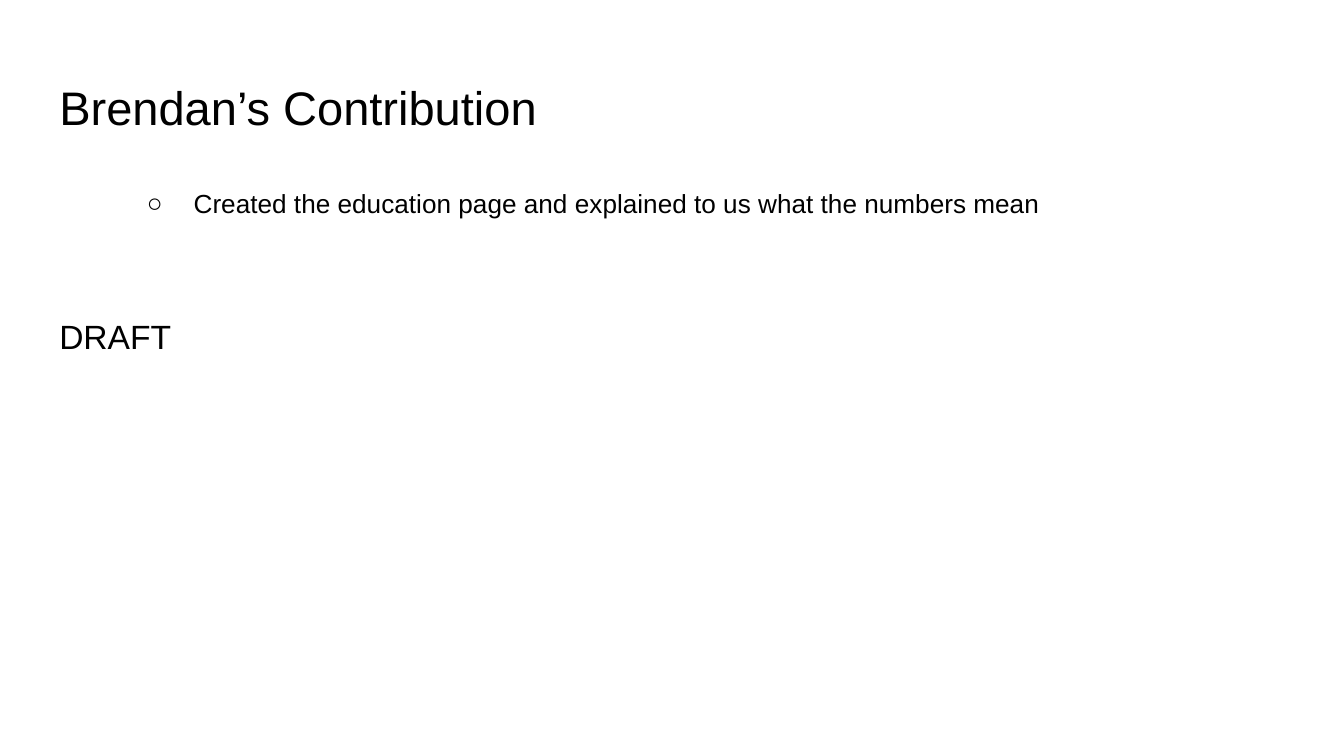
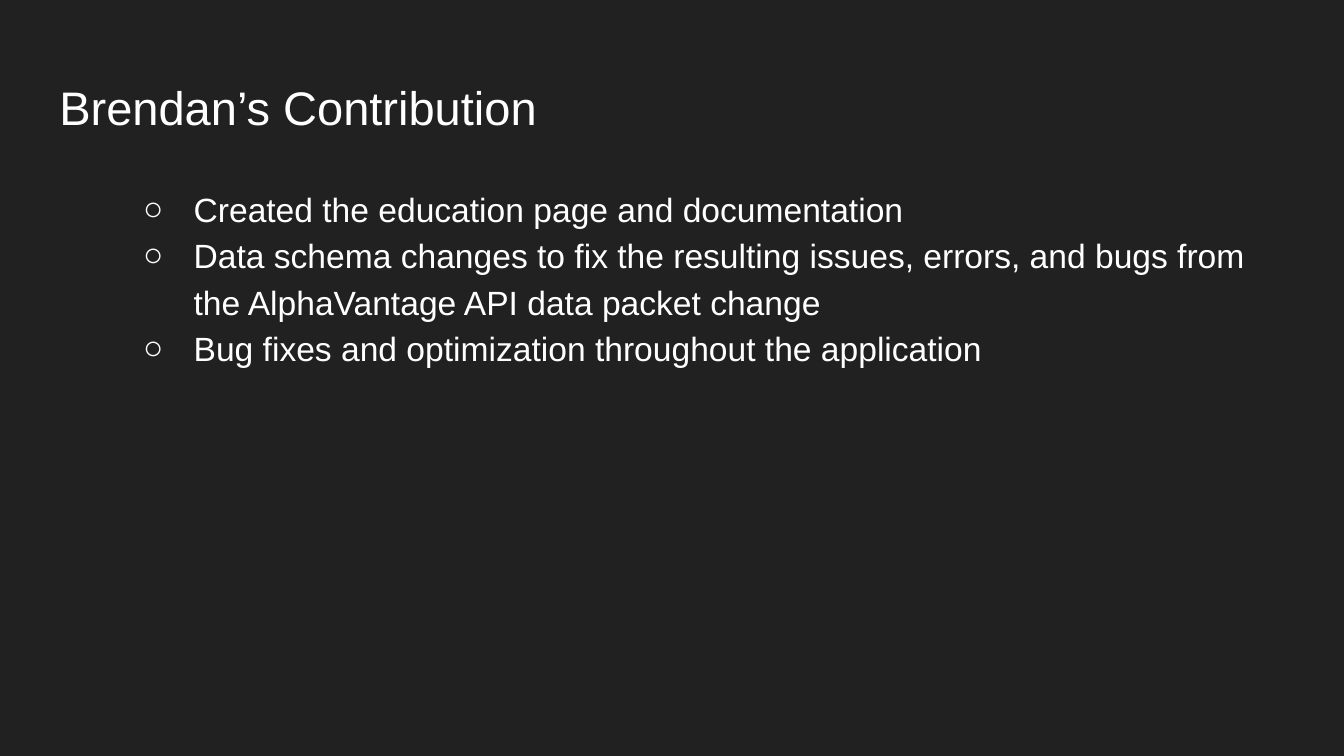
Before and after one commit to Asetka/Stocko, a slide deck: slide 10 of sprint_deliverables/Sprint3Deliverables/Stocko Sprint 3.pptx (slide 11 before the commit). Drawn at 1344x756 pixels with LibreOffice and Linux fonts; fonts in the diff are those of the drawing; background and template pictures are left out. Boxes give left, top, right and bottom in pixels: in the first picture for what was removed or moved away, otherwise in the second. Text is boxed around its words. In the diff, an @@ line names an element or a change of style, - is before the commit and + after.

```diff
--- a/sprint_deliverables/Sprint3Deliverables/Stocko Sprint 3.pptx
+++ b/sprint_deliverables/Sprint3Deliverables/Stocko Sprint 3.pptx
@@ background #FFFFFF to #212121 @@
@@ title "Brendan’s Contribution" at bbox=[59, 91, 536, 126]: text colour #000000 to #FFFFFF @@
@@ text at bbox=[194, 197, 1244, 367]: text changed; size 14 to 18 pt; text colour #000000 to #FFFFFF @@
-  ○ Created the education page and explained to us what the numbers mean
-DRAFT
+  ○ Created the education page and documentation
+  ○ Data schema changes to fix the resulting issues, errors, and bugs from the AlphaVantage API data packet change
+  ○ Bug fixes and optimization throughout the application
```
Also in this commit, not shown: 9 other slides changed, 1 slide added, 2 slides removed, 2 other files.
